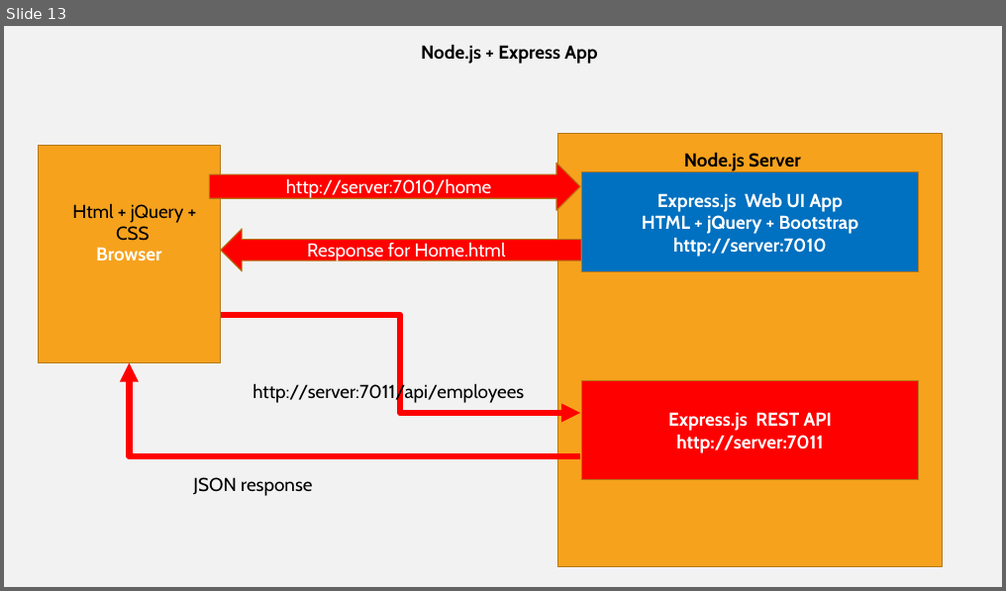
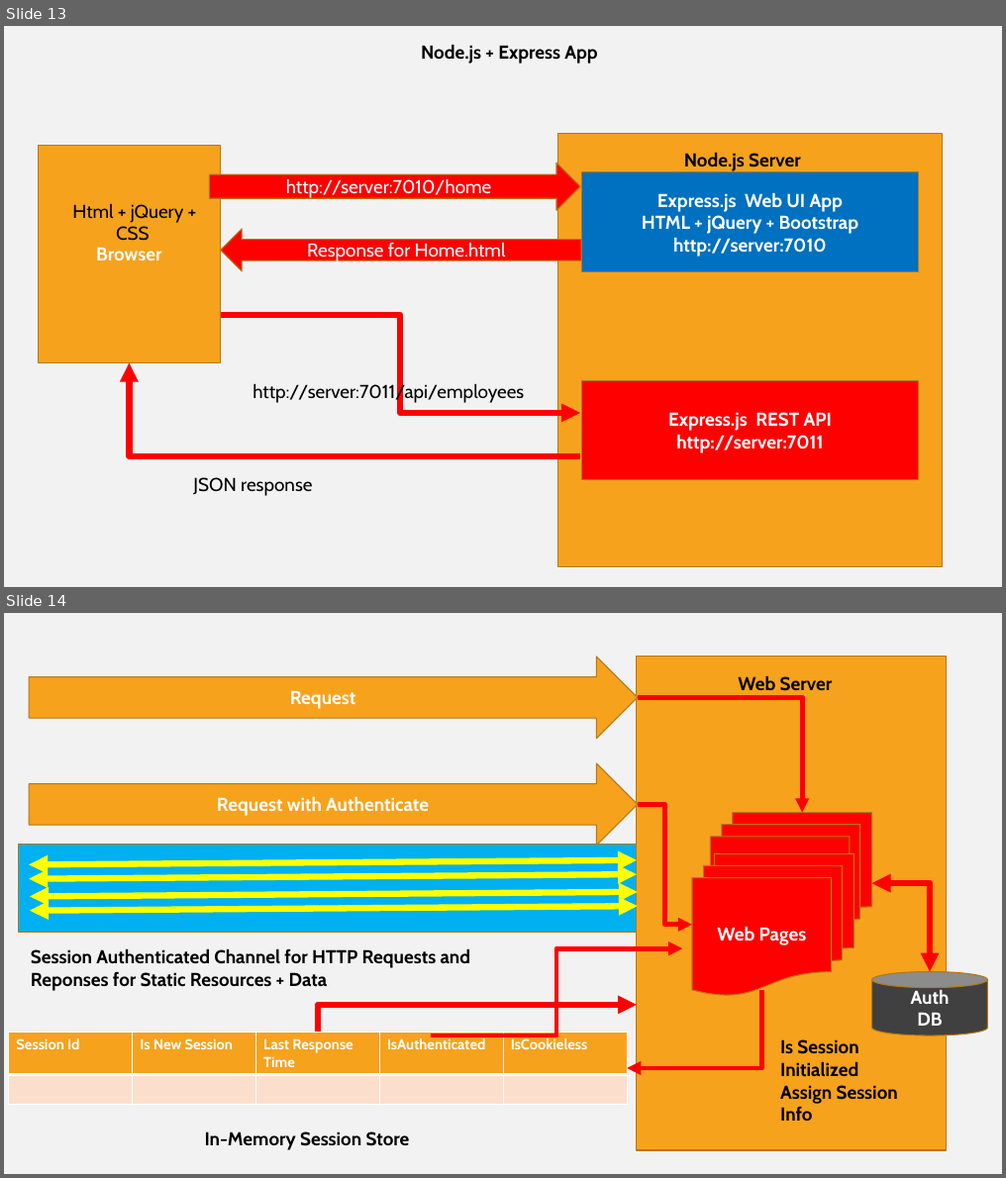
Before and after one commit to Vanshika3003/blazeclan_training, a slide deck: training_images.pptx. Shown one above the other, each under a label of ours: slide 13 before the commit, slides 13 and 14 after it. The pictures are 1006x591 and 1006x1178 pixels, drawn with LibreOffice and Linux fonts; fonts in the diff are those of the drawing. Boxes give left, top, right and bottom in pixels: in the first picture for what was removed or moved away, otherwise in the second. Text is boxed around its words. In the diff, an @@ line names an element or a change of style, - is before the commit and + after.

```diff
--- a/training_images.pptx
+++ b/training_images.pptx
@@ slide 14 added at (x1=4, y1=613, x2=1002, y2=1174), background #F2F2F2 @@
@@ right arrow added at (x1=29, y1=657, x2=638, y2=739), fill #F6A21D, outline #B67815 1 pt, 18 pt, text #FFFFFF, bold @@
+Request
@@ rectangle added at (x1=637, y1=657, x2=945, y2=1151), fill #F6A21D, outline #B67815 1 pt @@
@@ elbow arrow added from (638, 697) to (802, 813), #FF0000 4.5 pt @@
@@ text added at (x1=738, y1=675, x2=833, y2=691), 18 pt, text #000000, bold @@
+Web Server
@@ right arrow added at (x1=29, y1=763, x2=638, y2=846), fill #F6A21D, outline #B67815 1 pt, 18 pt, text #FFFFFF, bold @@
+Request with Authenticate
@@ elbow arrow added from (638, 805) to (692, 925), #FF0000 4.5 pt @@
@@ flow chart multidocument added at (x1=711, y1=813, x2=872, y2=955), fill #FF0000, outline #B67815 1 pt @@
@@ rectangle added at (x1=18, y1=845, x2=637, y2=932), fill #00B0F0, outline #B67815 1 pt @@
@@ double arrow added from (29, 864) to (637, 861), #FFFF00 6 pt @@
@@ double arrow added from (29, 878) to (637, 874), #FFFF00 6 pt @@
@@ flow chart multidocument added at (x1=692, y1=854, x2=853, y2=995), fill #FF0000, outline #B67815 1 pt, 18 pt, text #FFFFFF, bold @@
+Web Pages
@@ double arrow added from (30, 897) to (638, 892), #FFFF00 6 pt @@
@@ double arrow added from (30, 911) to (638, 906), #FFFF00 6 pt @@
@@ elbow double arrow added from (872, 883) to (930, 972), #FF0000 6 pt @@
@@ text added at (x1=31, y1=949, x2=471, y2=991), 18 pt, text #000000, bold @@
+Session Authenticated Channel for HTTP Requests and Reponses for Static Resources + Data
@@ elbow arrow added from (431, 1036) to (682, 950), #FF0000 4.5 pt @@
@@ elbow arrow added from (761, 990) to (627, 1068), #FF0000 4.5 pt @@
@@ cylinder added at (x1=872, y1=972, x2=988, y2=1036), fill #404040, outline #B67815 1 pt, 18 pt, text #FFFFFF, bold @@
+Auth
+DB
@@ elbow arrow added from (318, 1032) to (637, 1005), #FF0000 6 pt @@
@@ table added at (x1=9, y1=1032, x2=626, y2=1105), 2 rows, 5 columns @@
+Session Id | Is New Session | Last Response Time | IsAuthenticated | IsCookieless
+ |  |  |  | 
@@ text added at (x1=780, y1=1040, x2=898, y2=1121), 18 pt, text #000000, bold @@
+Is Session Initialized
+Assign Session Info
@@ text added at (x1=205, y1=1132, x2=410, y2=1151), 18 pt, text #000000, bold @@
+In-Memory Session Store
```
Also in this commit, not shown: 10 other files.
